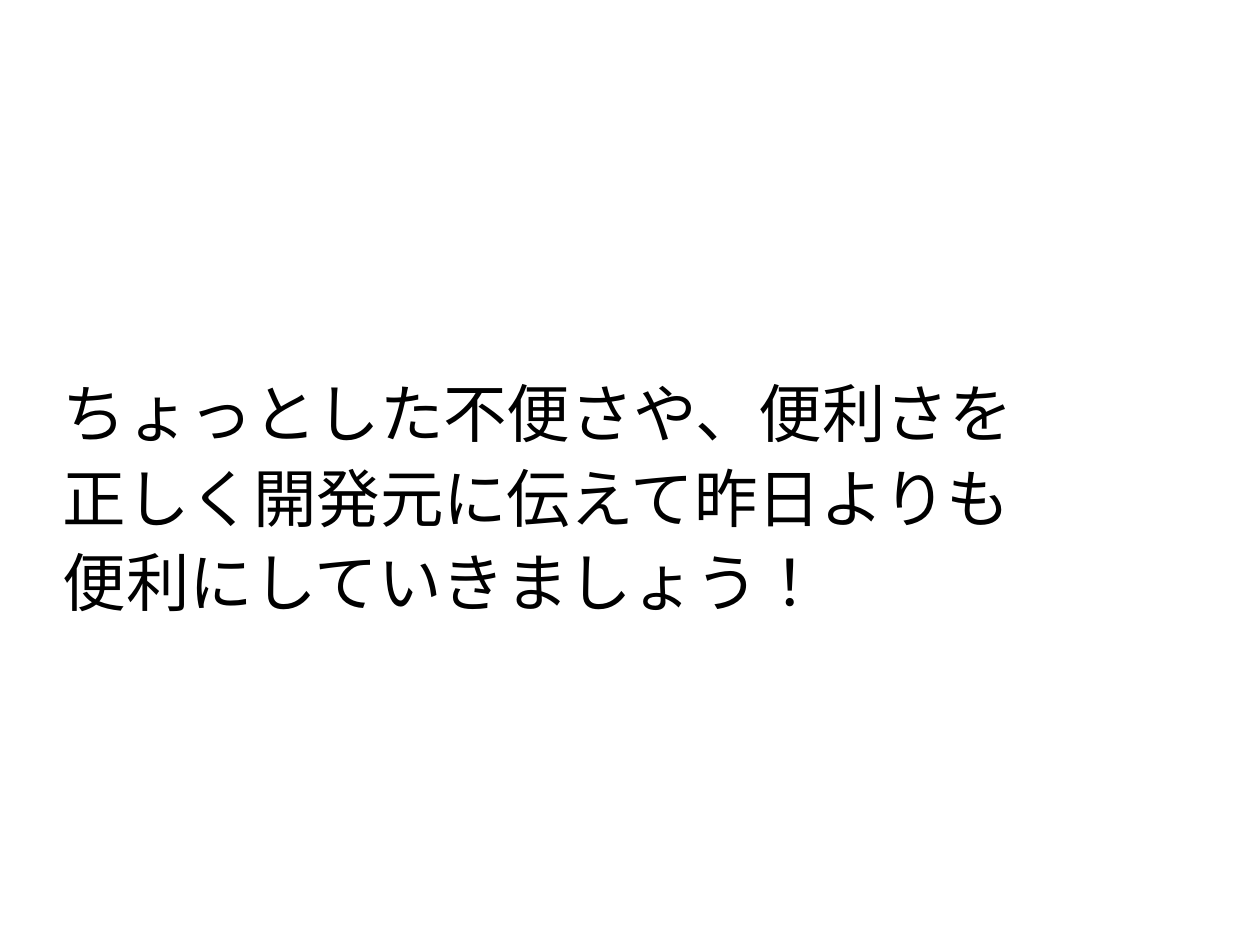
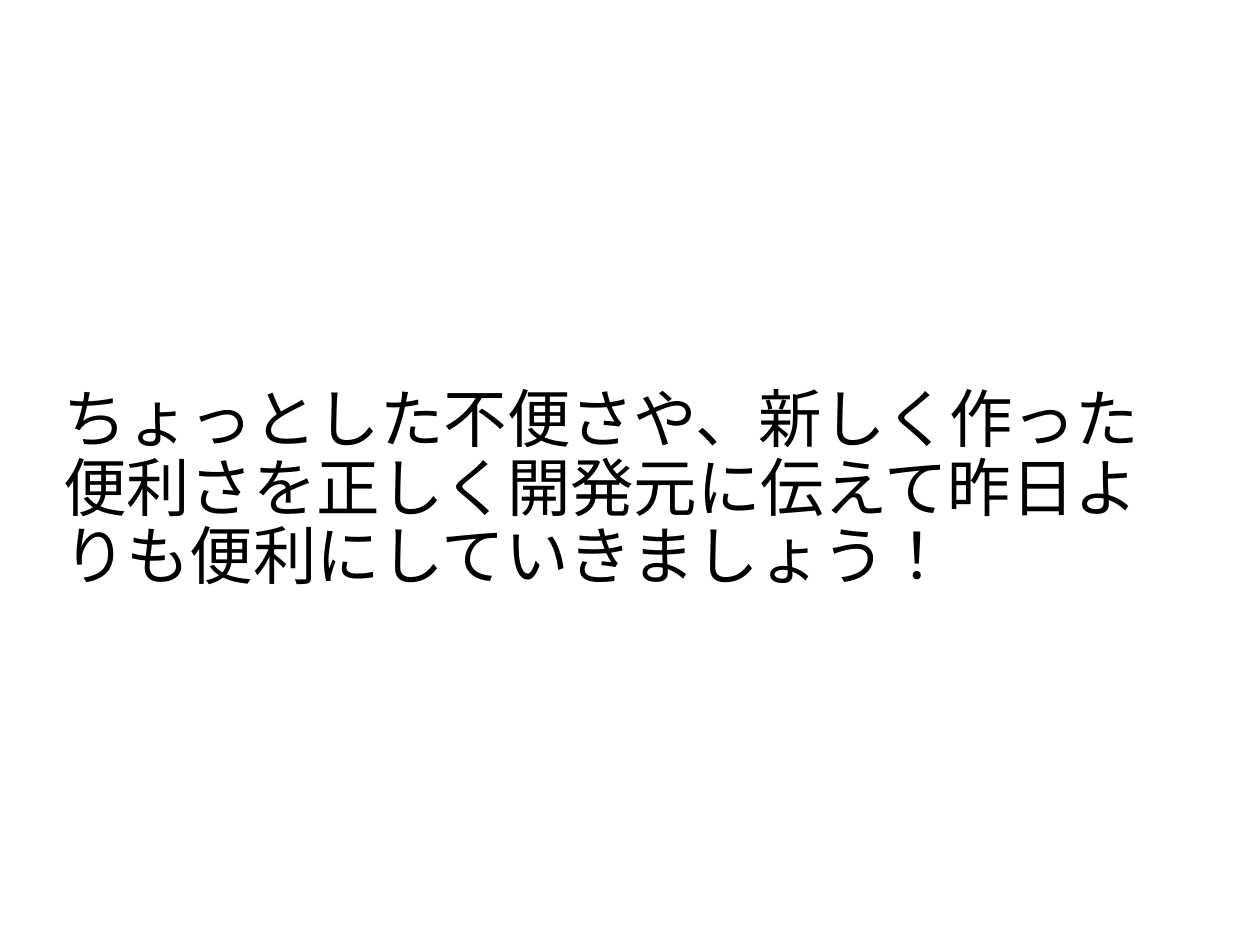
Before and after one commit to cosmo0920/prometheus_meetup_slide_20200115, a slide deck: slide 25 of Prometheus_meetup_slide.pptx (slide 24 before the commit). Drawn at 1260x945 pixels with LibreOffice and Linux fonts; fonts in the diff are those of the drawing; background and template pictures are left out. Boxes give left, top, right and bottom in pixels: in the first picture for what was removed or moved away, otherwise in the second. Text is boxed around its words. In the diff, an @@ line names an element or a change of style, - is before the commit and + after.

Commit message:
Update slides

```diff
--- a/Prometheus_meetup_slide.pptx
+++ b/Prometheus_meetup_slide.pptx
@@ subtitle at (63, 389, 1139, 584): text changed @@
-ちょっとした不便さや、便利さを
-正しく開発元に伝えて昨日よりも
-便利にしていきましょう！
+ちょっとした不便さや、新しく作った便利さを正しく開発元に伝えて昨日よりも便利にしていきましょう！
```
Also in this commit, not shown: 4 other slides changed, 1 slide added, 1 other file.
